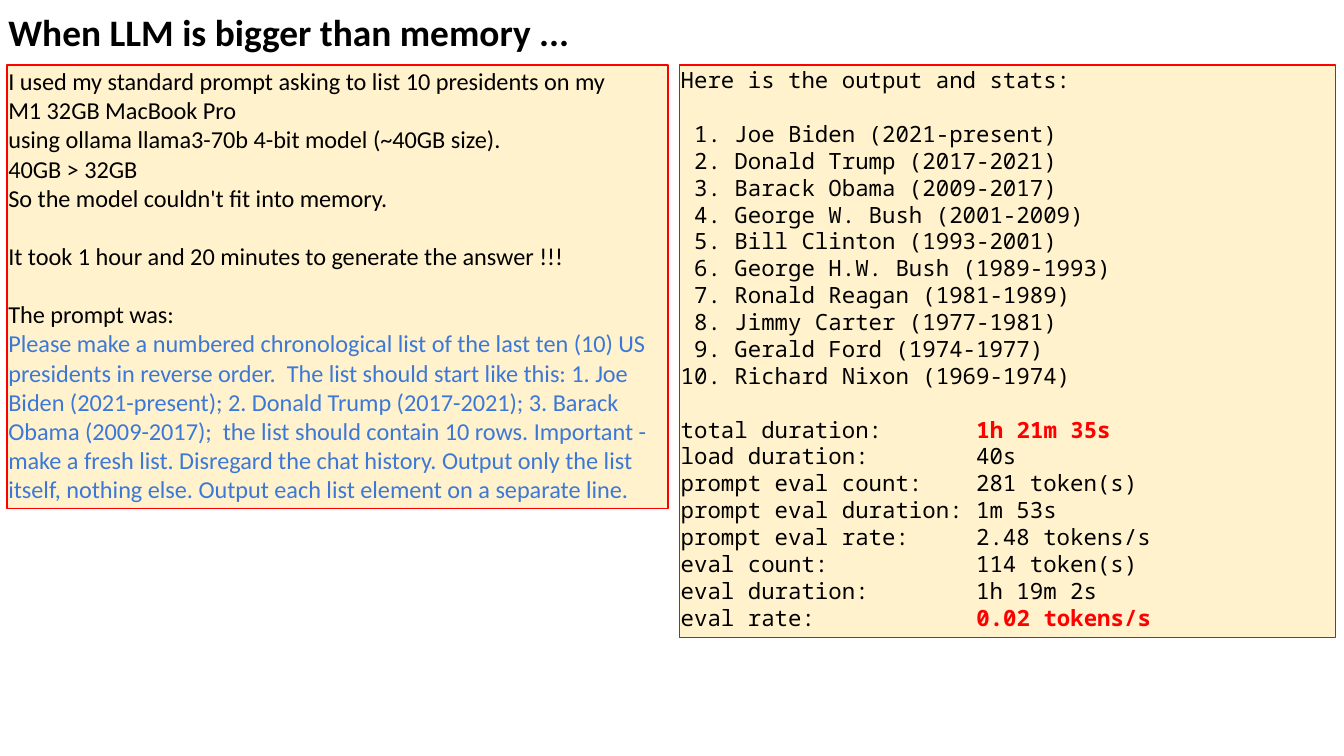
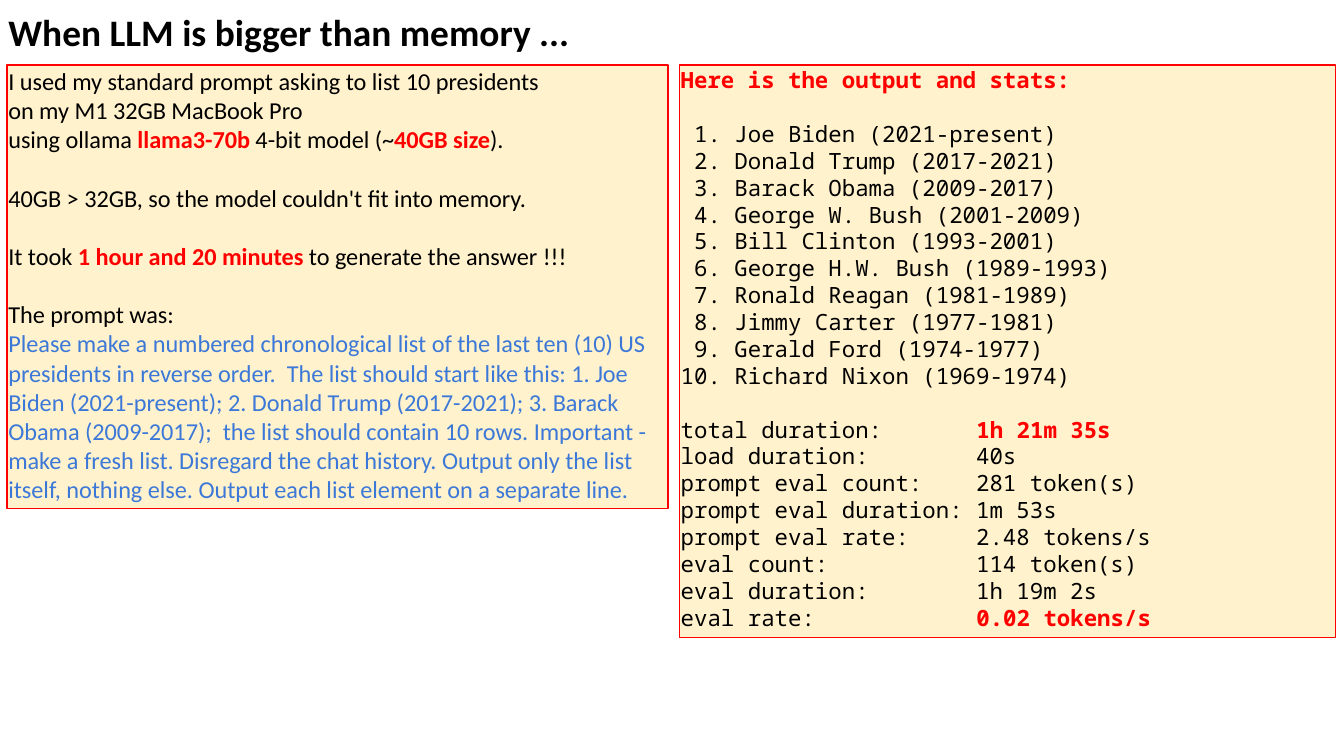
Before and after one commit to lselector/seminar, a slide deck: slide 9 of 2024/2024-05-17-AI-Updates.pptx. Drawn at 1344x756 pixels with LibreOffice and Linux fonts; fonts in the diff are those of the drawing. Boxes give left, top, right and bottom in pixels: in the first picture for what was removed or moved away, otherwise in the second. Text is boxed around its words. In the diff, an @@ line names an element or a change of style, - is before the commit and + after.

Commit message:
update

```diff
--- a/2024/2024-05-17-AI-Updates.pptx
+++ b/2024/2024-05-17-AI-Updates.pptx
@@ text in rectangle at (8, 73, 539, 123): spaces changed @@
-I used my standard prompt asking to list 10 presidents on my
-M1 32GB MacBook Pro
+I used my standard prompt asking to list 10 presidents
+on my M1 32GB MacBook Pro
@@ text in rectangle at (681, 70, 1071, 94): text colour #000000 to #FF0000, bold on in "Here is the output and stats:" @@
@@ text in rectangle at (8, 130, 537, 269): text colour #000000 to #FF0000, bold on in "llama3-70b (~40GB size).", "1 hour and 20 minutes" @@
@@ text in rectangle at (8, 190, 526, 211): text changed @@
-40GB > 32GB
-So the model couldn't fit into memory.
+40GB > 32GB, so the model couldn't fit into memory.
```
Also in this commit, not shown: 2 other slides changed.
